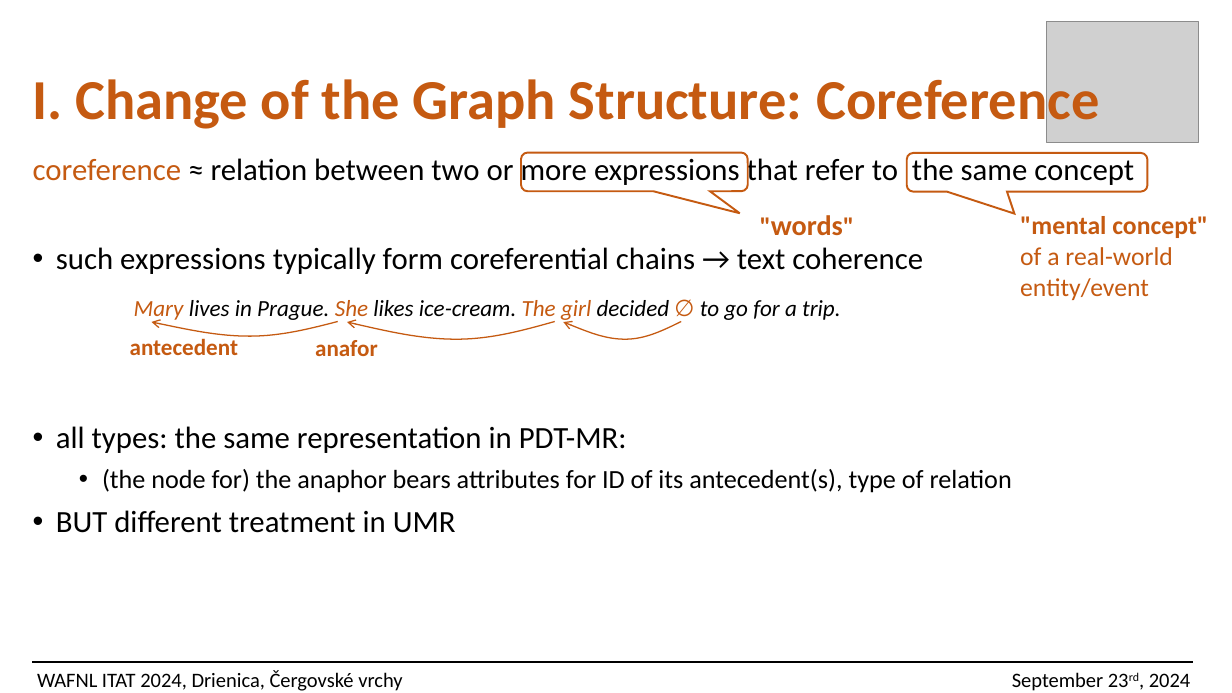
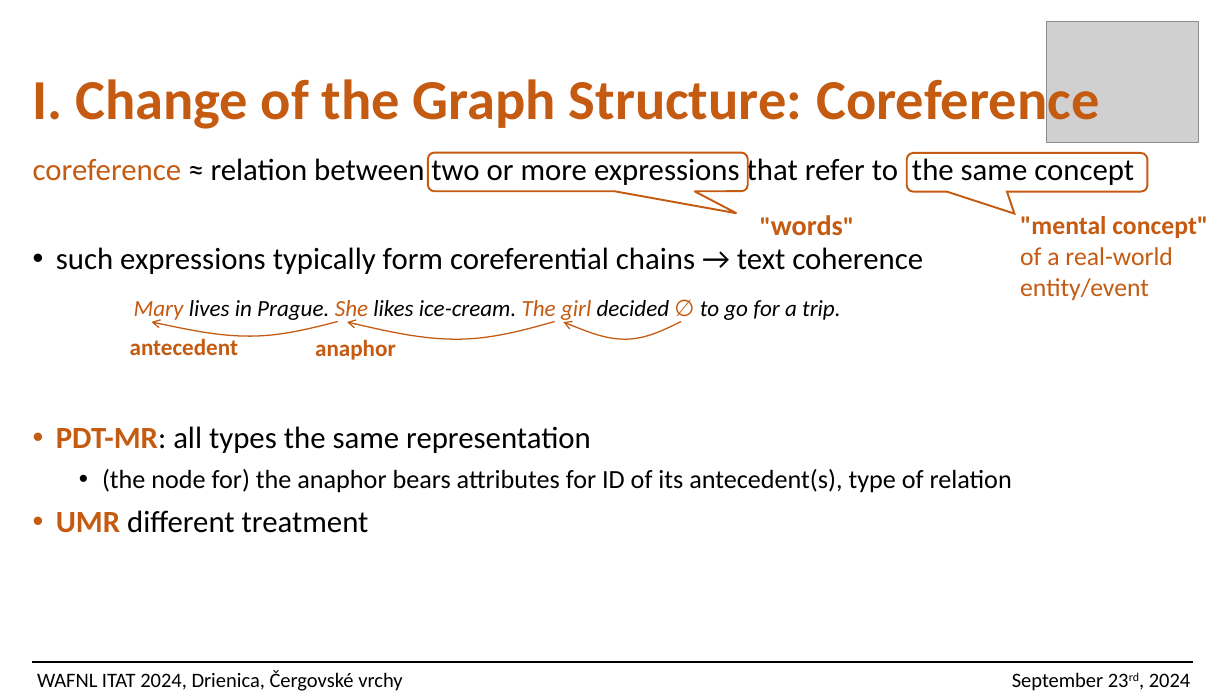
Before and after one commit to ufal/UMR, a slide deck: slide 14 of papers/2024-ITAT-slides.pptx (slide 12 before the commit). Drawn at 1232x693 pixels with LibreOffice and Linux fonts; fonts in the diff are those of the drawing; grey boxes stand for pictures. Boxes give left, top, right and bottom in pixels: in the first picture for what was removed or moved away, otherwise in the second. Text is boxed around its words. In the diff, an @@ line names an element or a change of style, - is before the commit and + after.

```diff
--- a/papers/2024-ITAT-slides.pptx
+++ b/papers/2024-ITAT-slides.pptx
@@ rounded speech box: place and size @@
-rounded speech box at [521, 152, 748, 191]
+rounded speech box at [428, 152, 748, 191]
@@ text at [315, 339, 396, 360]: text changed @@
-anafor
+anaphor
@@ text at [56, 426, 591, 453]: text changed @@
-• all types: the same representation in PDT-MR:
+• PDT-MR: all types the same representation
@@ text at [56, 510, 369, 533]: text changed @@
-• BUT different treatment in UMR
+• UMR different treatment
```
Also in this commit, not shown: 18 other slides changed, 2 slides added, 1 slide removed, 1 other file.
